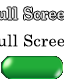
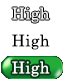
Revision of a layered (64, 81) image; what changed, layer by layer:
renamed "Full Screen" to "High", painted on it over [0,7,64,23]
renamed "Full Screen" to "High", painted on it over [0,34,64,50]
renamed "Full Screen" to "High", showed it, painted on it over [10,61,52,77]
